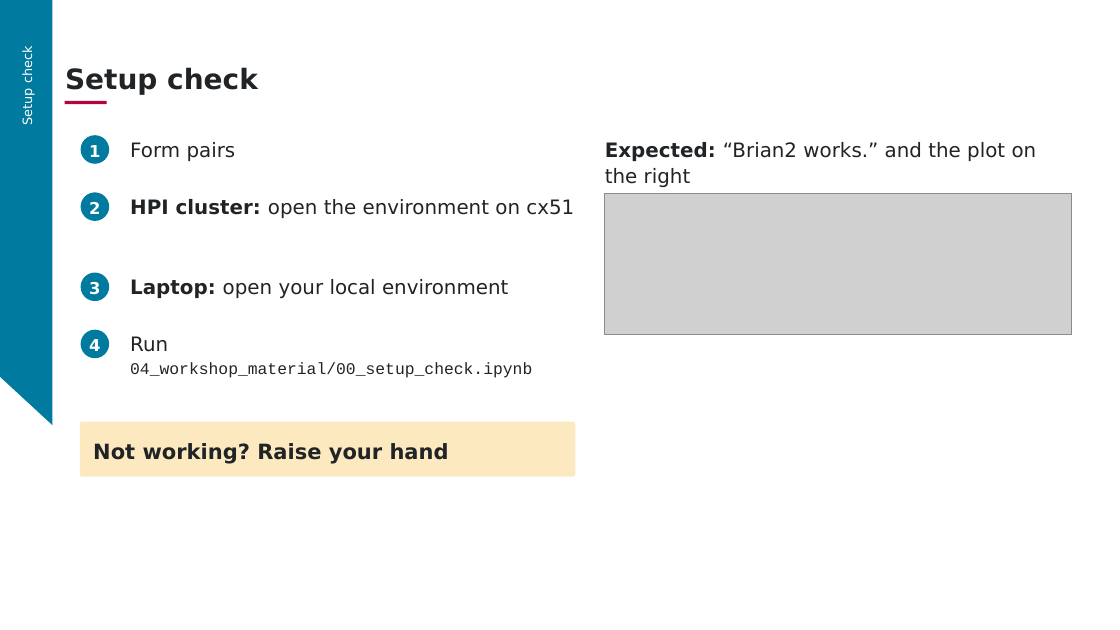
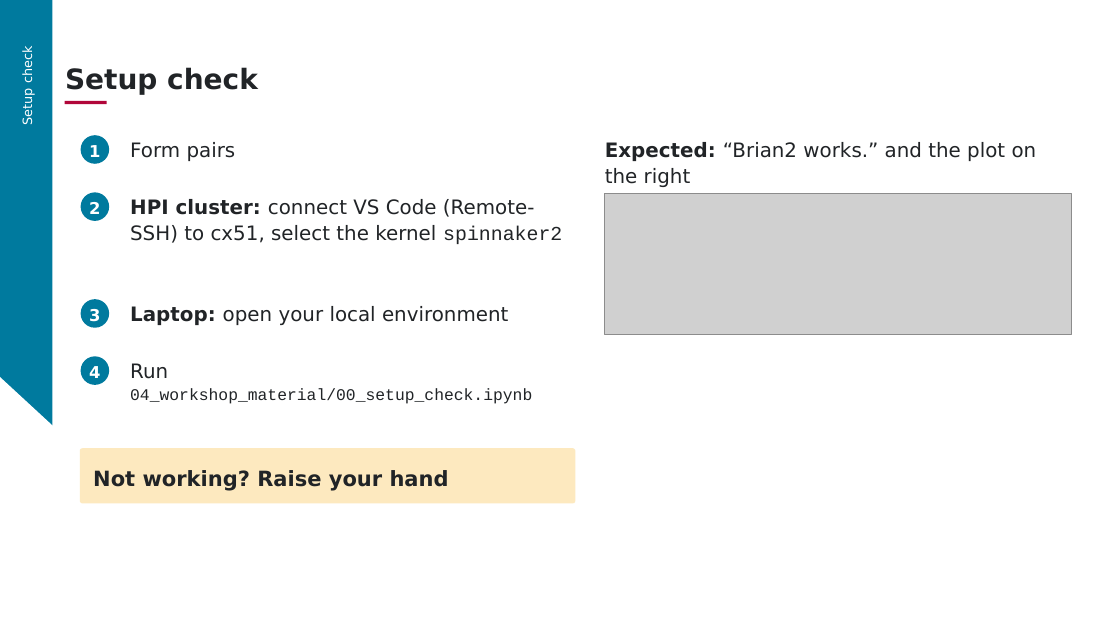
Before and after one commit to aihpi/workshop-spinnaker2, a slide deck: slide 10 of 02_workshop_design/slides/part1.pptx. Drawn at 1120x630 pixels with LibreOffice and Linux fonts; fonts in the diff are those of the drawing; grey boxes stand for pictures; background and template pictures are left out. Boxes give left, top, right and bottom in pixels: in the first picture for what was removed or moved away, otherwise in the second. Text is boxed around its words. In the diff, an @@ line names an element or a change of style, - is before the commit and + after.

```diff
--- a/02_workshop_design/slides/part1.pptx
+++ b/02_workshop_design/slides/part1.pptx
@@ text at box(130, 199, 562, 244): text changed @@
-HPI cluster: open the environment on cx51
+HPI cluster: connect VS Code (Remote-SSH) to cx51, select the kernel spinnaker2
@@ 5 texts, 2 ellipses, 1 rounded rectangle: place and size @@
-5 texts, 2 ellipses, 1 rounded rectangle at box(80, 272, 576, 477)
+5 texts, 2 ellipses, 1 rounded rectangle at box(80, 299, 576, 504)
```
Also in this commit, not shown: 15 other slides changed, 10 other files.
